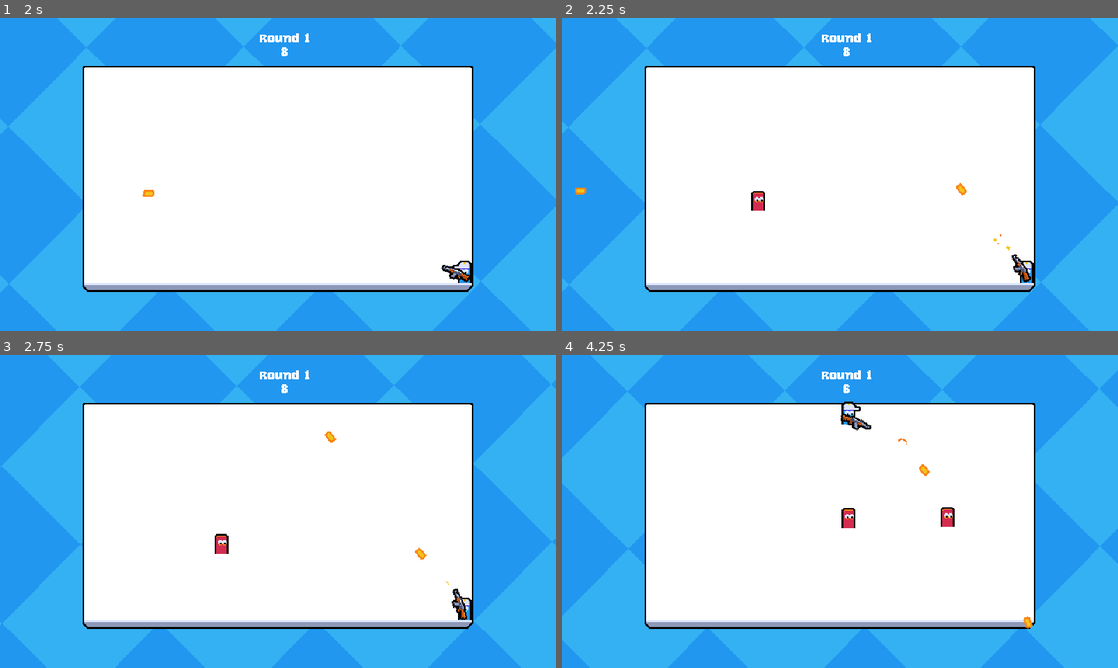
Above: before the commit, frames 1-4 (two rows, left to right).
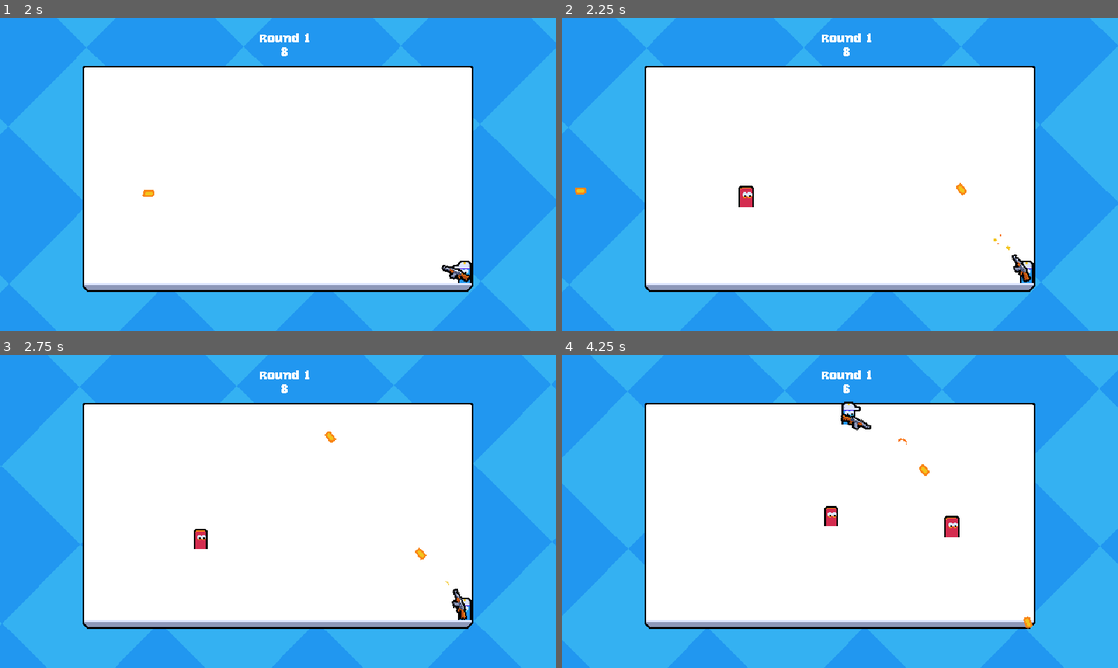
Above: after the commit, the same moments.

Repository: usergaia/top-down-shooter
Game: Godot game, scene res://main.tscn
The game is run twice, just before and just after one commit, with the same random seed, the same clock (stepped at 60 frames per second) and the same inputs. This scene is started directly instead of the project's main scene.
Inputs (mouse positions are in pixels of both pictures, inside the frame that each line leads up to):
- Up to frame 1 (2 s): move the mouse to (400, 158) at 0.52 s; press the mouse at (400, 158) at 0.53 s; hold D (move_right) 0.53-1.28 s; move the mouse to (166, 190) at 1.27 s; release the mouse at (166, 190) at 1.28 s; hold S (move_down) from 1.28 s (still down); click (166, 190) at 1.35 s
- Up to frame 2 (2.25 s): move the mouse to (895, 105) at 2.02 s; release S (move_down) at 2.03 s; press the mouse at (895, 105) at 2.03 s; hold D (move_right) from 2.03 s (still down)
- Up to frame 3 (2.75 s): keep holding D (move_right)
- Up to frame 4 (4.25 s): move the mouse to (812, 574) at 2.77 s; release D (move_right) at 2.78 s; release the mouse at (812, 574) at 2.78 s; hold W (move_up) 2.78-3.53 s; click (812, 574) at 2.85 s; move the mouse to (1006, 558) at 3.52 s; press the mouse at (1006, 558) at 3.53 s; hold A (move_left) from 3.53 s (still down)

Frame 1 is identical in both runs. In frame 2, 0.3% of the frame differs, in the area x 31-37%, y 53-62%; in frame 3, 0.3%; in frame 4, 0.6%, in the area x 47-72%, y 48-59%.

Commit message:
feat: Add enemy spawn/flip animaiton

Diff:
--- a/Entities/Enemy/enemy.gd
+++ b/Entities/Enemy/enemy.gd
@@ -4,20 +4,41 @@
 
 @onready var target_acquisition_timer: Timer = $TargetAcquisitionTimer
 @onready var health_component: HealthComponent = $HealthComponent
+@onready var visuals: Node2D = $Visuals
 
 var target_position: Vector2
+var is_spawning: bool
 
 func _ready():
 	target_acquisition_timer.timeout.connect(_on_target_acquisition_timer_timeout)
+	play_spawn_animation()
 
 	if is_multiplayer_authority():
 		health_component.died.connect(_on_died)
 		acquire_target()
 
 func _process(_delta: float) -> void:
-	if is_multiplayer_authority():
+	if is_spawning:
+		return
+
+	if is_multiplayer_authority() :
 		velocity = global_position.direction_to(target_position) * SPEED
 		move_and_slide()
+
+	flip()
+
+func play_spawn_animation():
+	is_spawning = true
+	var tween := create_tween()
+	tween.tween_property(visuals, "scale", Vector2.ONE, 0.4)\
+		.from(Vector2.ZERO)\
+		.set_ease(Tween.EASE_OUT)\
+		.set_trans(Tween.TRANS_BACK)
+	await tween.finished
+	is_spawning = false
+
+func flip():
+	visuals.scale = Vector2.ONE if global_position.x < target_position.x else Vector2(-1,1)
 
 func acquire_target():
 	var players = get_tree().get_nodes_in_group("player")
--- a/Entities/Enemy/enemy.tscn
+++ b/Entities/Enemy/enemy.tscn
@@ -10,18 +10,22 @@
 properties/0/path = NodePath(".:global_position")
 properties/0/spawn = true
 properties/0/replication_mode = 1
+properties/1/path = NodePath(".:target_position")
+properties/1/spawn = true
+properties/1/replication_mode = 2
 
 [sub_resource type="RectangleShape2D" id="RectangleShape2D_uvcgk"]
 size = Vector2(16, 24)
 
 [sub_resource type="CircleShape2D" id="CircleShape2D_egd74"]
-radius = 4.0
+radius = 5.0
 
 [sub_resource type="RectangleShape2D" id="RectangleShape2D_gyqvw"]
 size = Vector2(10, 14)
 
 [node name="Enemy" type="CharacterBody2D" unique_id=1941046415]
-collision_layer = 0
+collision_layer = 2
+collision_mask = 3
 motion_mode = 1
 script = ExtResource("1_xugip")
 
@@ -41,13 +45,15 @@
 position = Vector2(0, -12)
 shape = SubResource("RectangleShape2D_uvcgk")
 
-[node name="Sprite2D" type="Sprite2D" parent="." unique_id=509577191]
+[node name="Visuals" type="Node2D" parent="." unique_id=229893039]
+
+[node name="Sprite2D" type="Sprite2D" parent="Visuals" unique_id=509577191]
 texture = ExtResource("1_egd74")
 centered = false
 offset = Vector2(-8, -23)
 
 [node name="CollisionShape2D" type="CollisionShape2D" parent="." unique_id=251691689]
-position = Vector2(0, -4)
+position = Vector2(0, -5)
 shape = SubResource("CircleShape2D_egd74")
 
 [node name="HitboxComponent" parent="." unique_id=733873329 instance=ExtResource("5_uvcgk")]
--- a/project.godot
+++ b/project.godot
@@ -64,6 +64,7 @@
 [layer_names]
 
 2d_physics/layer_1="terrain"
+2d_physics/layer_2="enemy_character_body"
 2d_physics/layer_3="enemy"
 2d_physics/layer_9="bullet"
 
